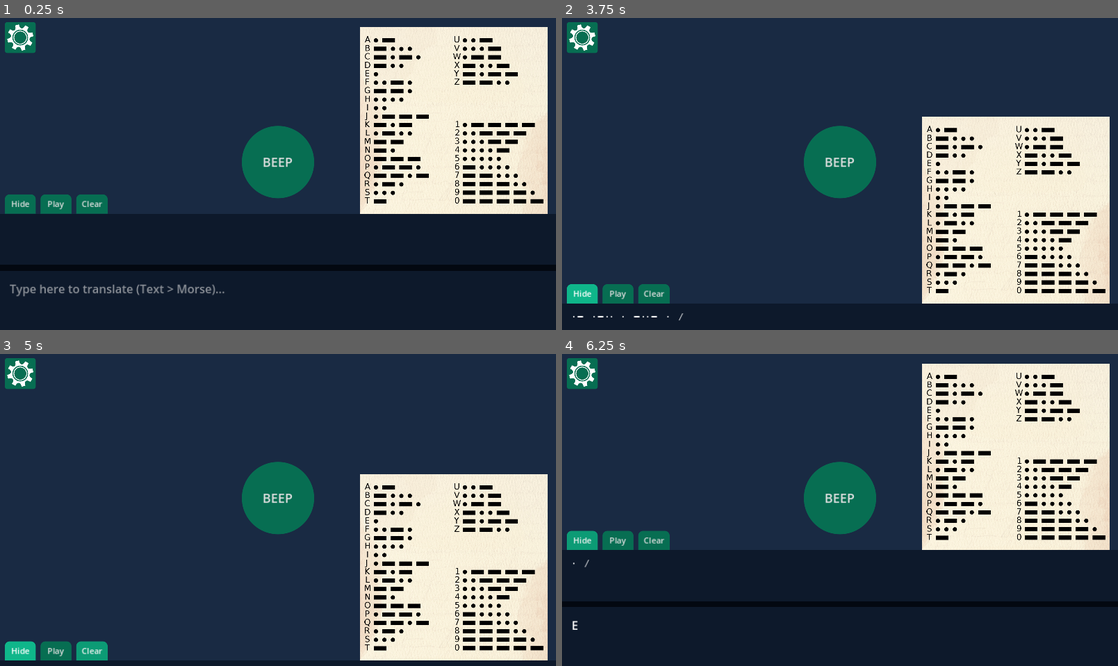
Above: before the commit, frames 1-4 (two rows, left to right).
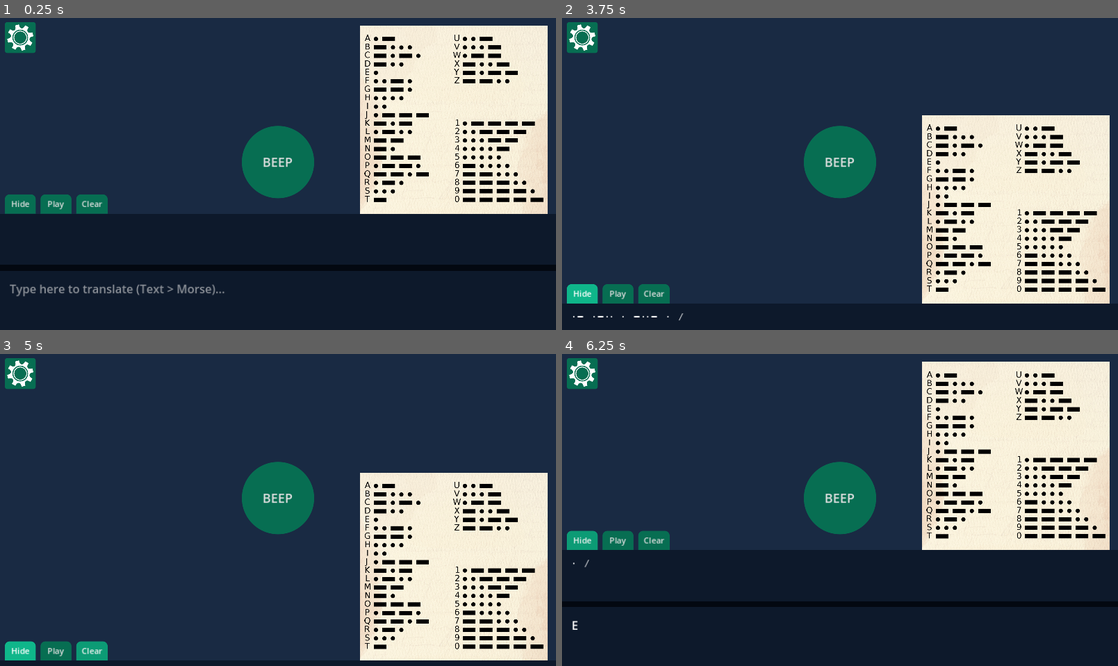
Above: after the commit, the same moments.

Repository: popcar2/MorseCodeSimulator
Game: Godot game, scene res://Scenes/main.tscn
Two runs of this game, one before a commit and one after it. Both use one fixed random seed, a clock stepped at 60 frames per second and the inputs below.
Inputs (mouse positions are in pixels of both pictures, inside the frame that each line leads up to):
- Up to frame 1 (0.25 s): no input
- Up to frame 2 (3.75 s): click (845, 329) at 0.52 s; type "Alex" at 0.6 s; click "Play" at 1.25 s; click "Play" at 2 s; click "BEEP" at 2.75 s; click "Hide" at 3.5 s
- Up to frame 3 (5 s): click "Clear" at 4.25 s
- Up to frame 4 (6.25 s): click "BEEP" at 5 s; click "Hide" at 5.75 s

The runs differ from the first frame. In frame 1, 2.8% of the frame differs, in the area x 64-99%, y 2-60%; in frame 2, 2.8%; in frame 3, 2.8%; in frame 4, 2.9%.

Commit message:
Minor Fix: Move paper by a few pixels to be symmetrical

Diff:
--- a/Scenes/main.tscn
+++ b/Scenes/main.tscn
@@ -135,9 +135,9 @@
 anchor_right = 1.0
 anchor_bottom = 1.0
 offset_left = -405.0
-offset_top = -628.0
-offset_right = 192.0
-offset_bottom = 272.0
+offset_top = -631.0
+offset_right = 191.0
+offset_bottom = 269.0
 grow_horizontal = 0
 grow_vertical = 0
 scale = Vector2(0.65, 0.65)
